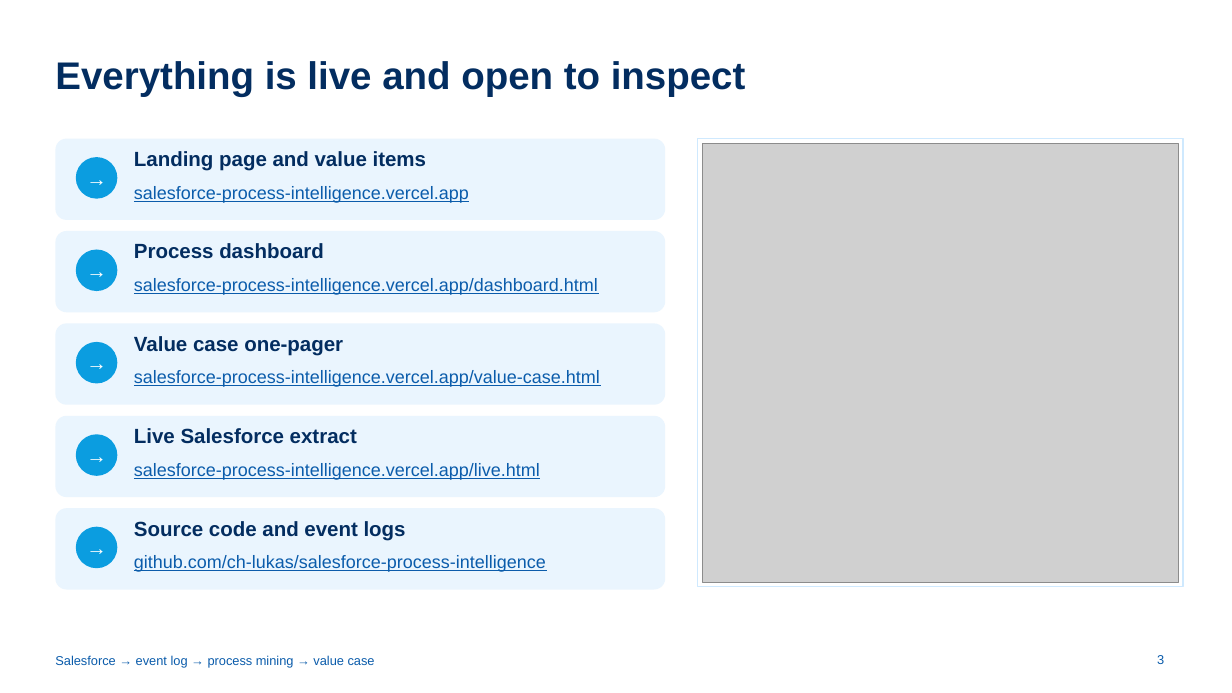
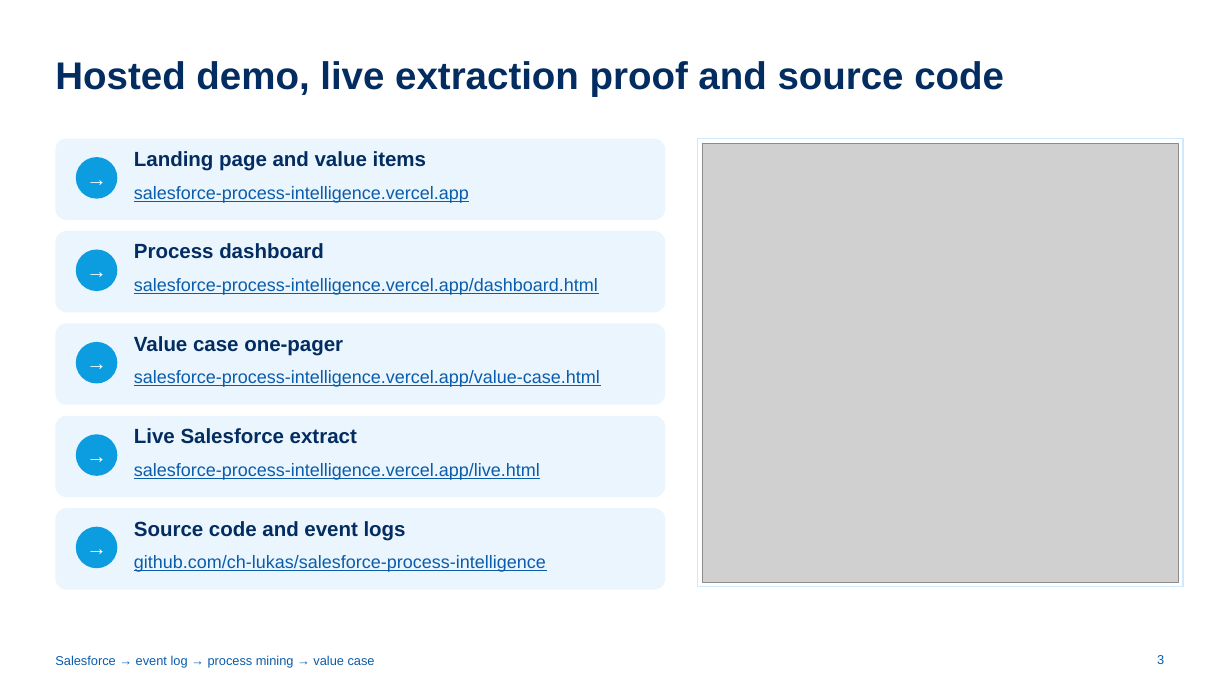
Before and after one commit to ch-lukas/salesforce-process-intelligence, a slide deck: slide 3 of deck/salesforce-process-intelligence-tech-setup.pptx. Drawn at 1232x693 pixels with LibreOffice and Linux fonts; fonts in the diff are those of the drawing; grey boxes stand for pictures. Boxes give left, top, right and bottom in pixels: in the first picture for what was removed or moved away, otherwise in the second. Text is boxed around its words. In the diff, an @@ line names an element or a change of style, - is before the commit and + after.

```diff
--- a/deck/salesforce-process-intelligence-tech-setup.pptx
+++ b/deck/salesforce-process-intelligence-tech-setup.pptx
@@ title at (x1=55, y1=61, x2=1004, y2=96): text changed @@
-Everything is live and open to inspect
+Hosted demo, live extraction proof and source code
```
Also in this commit, not shown: 1 other slide changed, 25 other files.
